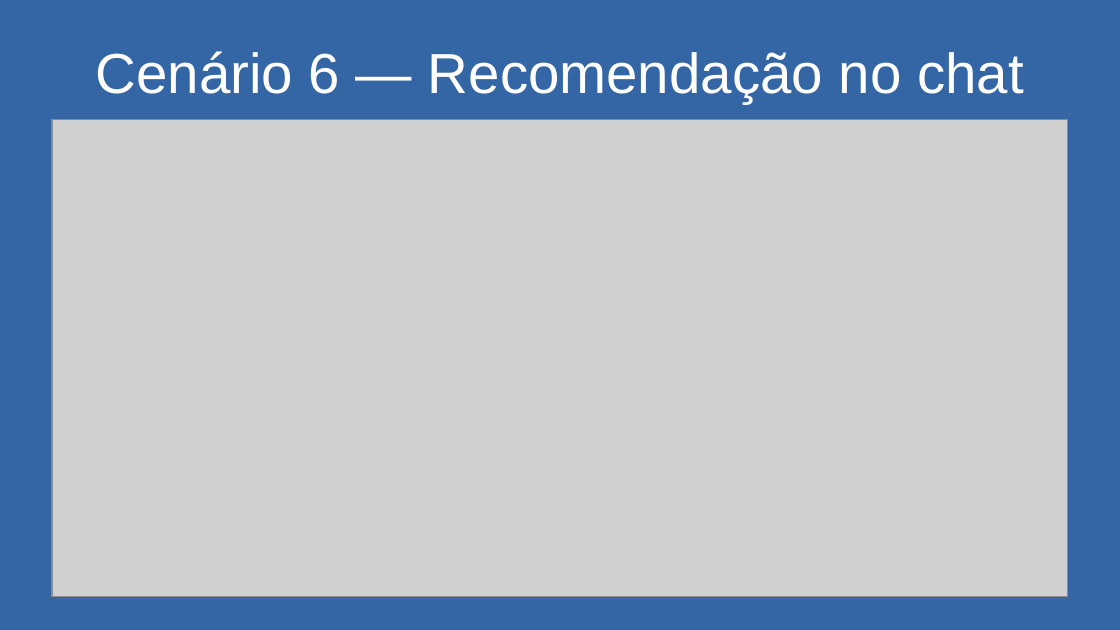
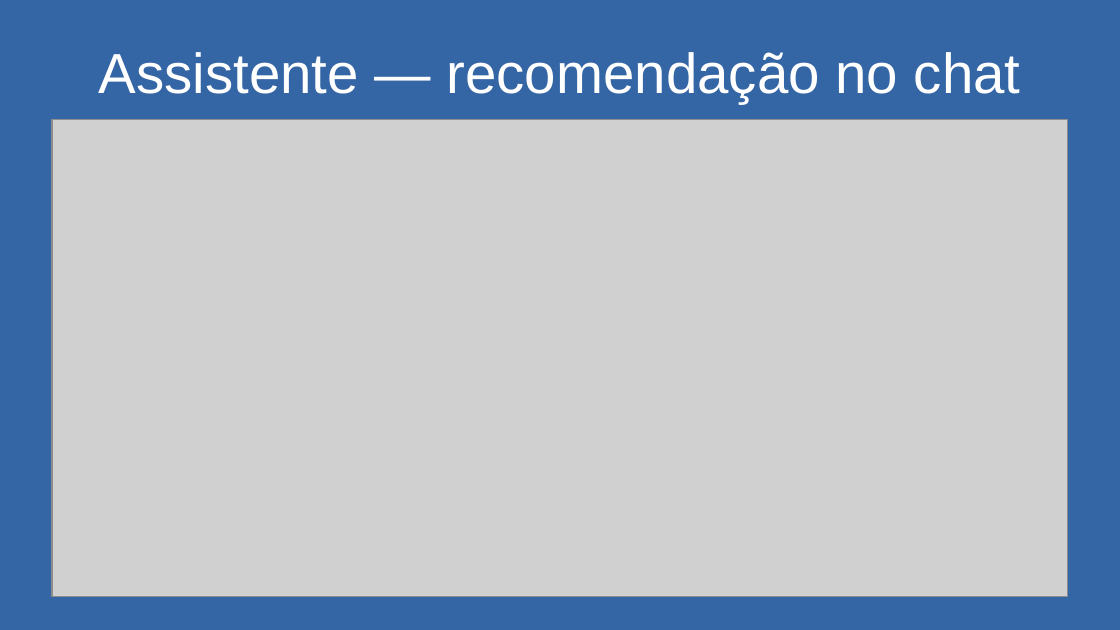
Before and after one commit to matheuskkg/les, a slide deck: slide 61 of docs/entregas/pptxs/24-11/24-11.pptx (slide 52 before the commit). Drawn at 1120x630 pixels with LibreOffice and Linux fonts; fonts in the diff are those of the drawing; grey boxes stand for pictures. Boxes give left, top, right and bottom in pixels: in the first picture for what was removed or moved away, otherwise in the second. Text is boxed around its words. In the diff, an @@ line names an element or a change of style, - is before the commit and + after.

Commit message:
Corrige a apresentação de 24/11: preserva o 17/11 inteiro e acrescenta só o kanban atualizado e os prints do módulo de recomendação

```diff
--- a/docs/entregas/pptxs/24-11/24-11.pptx
+++ b/docs/entregas/pptxs/24-11/24-11.pptx
@@ text at [99,52,1021,104]: text changed @@
-Cenário 6 — Recomendação no chat
+Assistente — recomendação no chat
```
Also in this commit, not shown: 11 other slides changed, 12 slides added, 4 slides removed.
